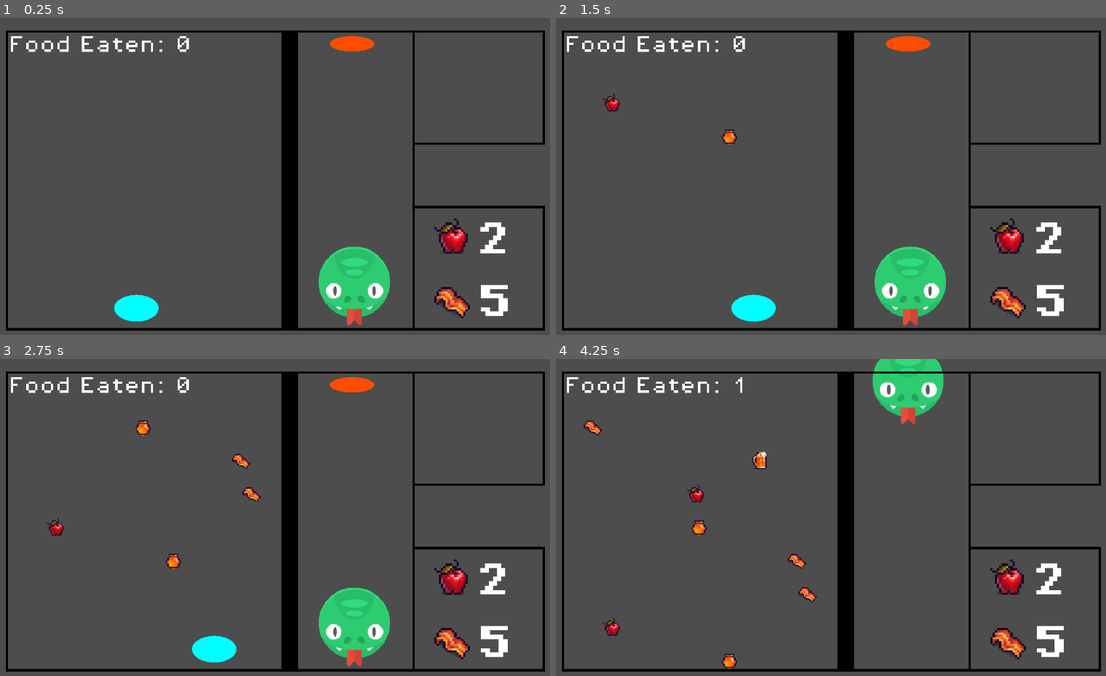
Above: before the commit, frames 1-4 (two rows, left to right).
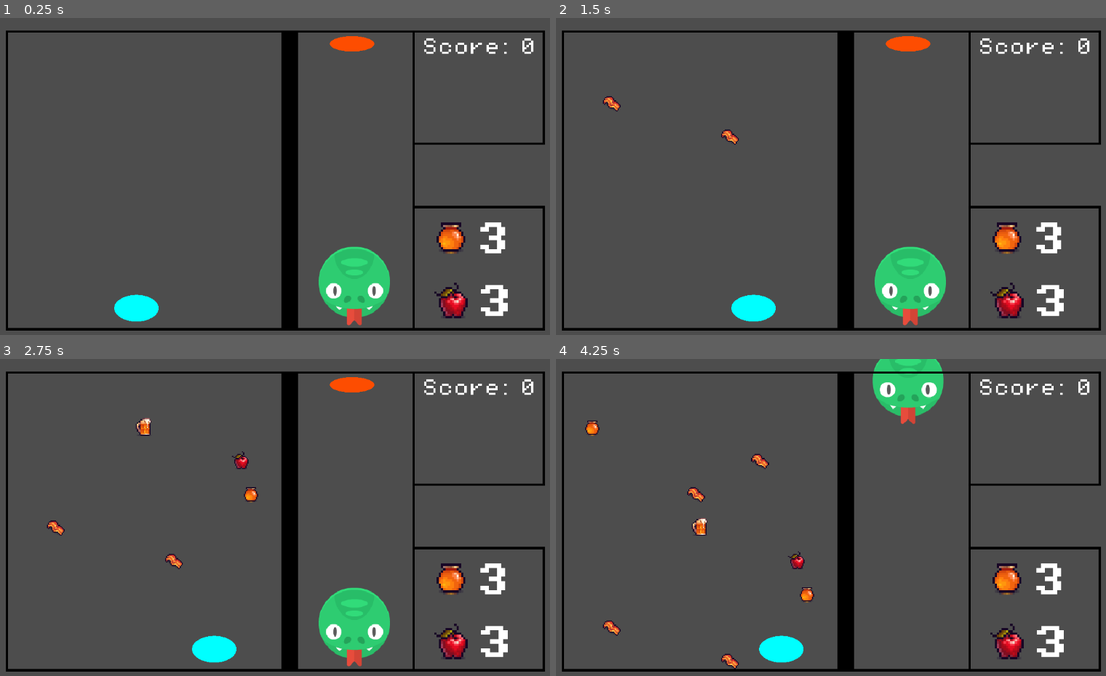
Above: after the commit, the same moments.

Repository: milovanpelt/Solo-Dev-Game-Jam-4
Game: Godot game, scene res://scenes/main.tscn
Two runs of this game, one before a commit and one after it. Both use one fixed random seed, a clock stepped at 60 frames per second and the inputs below. The engine's default icon, where the game draws it, is replaced by a stand-in: a white triangle on a blue panel in a dark square.
Inputs:
- Up to frame 1 (0.25 s): no input
- Up to frame 2 (1.5 s): tap Enter at 0.5 s; hold Right (move_right) 0.53-1.28 s; hold Left (move_left) from 1.28 s (still down)
- Up to frame 3 (2.75 s): release Left (move_left) at 2.03 s; hold Right (move_right) from 2.03 s (still down)
- Up to frame 4 (4.25 s): release Right (move_right) at 3.53 s; hold Left (move_left) from 3.53 s (still down)

The runs differ from the first frame. In frame 1, 1.9% of the frame differs, in the area x 1-98%, y 5-95%; in frame 2, 2.2%; in frame 3, 2.5%; in frame 4, 3.4%, in the area x 1-98%, y 5-98%.
Error after the commit: Trying to assign value of type 'Nil' to a variable of type 'String'. (res://scripts/animal.gd:6)

Commit message:
[ADDED] Score can be gotten by giving the animal the food it requires

Diff:
--- a/scenes/main.tscn
+++ b/scenes/main.tscn
@@ -6,11 +6,9 @@
 [ext_resource type="Script" path="res://scripts/game_manager.gd" id="5_03f7y"]
 [ext_resource type="FontFile" uid="uid://e3b5c7k8ktw6" path="res://assets/fonts/PixelOperator8.ttf" id="5_m7qhy"]
 [ext_resource type="PackedScene" uid="uid://dbegi0mr3phef" path="res://scenes/animal.tscn" id="5_xwr7p"]
-[ext_resource type="Texture2D" uid="uid://duja2te18ugkc" path="res://assets/sprites/foods/Apple.png" id="6_s627w"]
 [ext_resource type="Texture2D" uid="uid://gads5n5enxf8" path="res://assets/sprites/framing_2.png" id="7_48ehk"]
 [ext_resource type="FontFile" uid="uid://vxbo7dfwbvch" path="res://assets/fonts/PixelOperator8-Bold.ttf" id="7_64fcs"]
 [ext_resource type="Script" path="res://scripts/world_end.gd" id="8_algrj"]
-[ext_resource type="Texture2D" uid="uid://dg5sg47nkfkpn" path="res://assets/sprites/foods/Bacon.png" id="8_ogdxx"]
 
 [sub_resource type="WorldBoundaryShape2D" id="WorldBoundaryShape2D_7qfg8"]
 
@@ -39,22 +37,22 @@
 wait_time = 0.5
 autostart = true
 
-[node name="FoodCounter_Text" type="Label" parent="GameManager"]
-offset_left = -233.0
-offset_top = -131.0
-offset_right = -49.0
-offset_bottom = -56.0
+[node name="FoodScore_Text" type="Label" parent="GameManager"]
+offset_left = 141.0
+offset_top = -133.0
+offset_right = 259.0
+offset_bottom = -108.0
 theme_override_fonts/font = ExtResource("5_m7qhy")
-text = "Food Eaten: 0"
+text = "Score: 0"
 horizontal_alignment = 1
-autowrap_mode = 2
+vertical_alignment = 1
+autowrap_mode = 3
 
 [node name="Food_Requests" type="Node2D" parent="GameManager"]
 
 [node name="Food_Request_1" type="Sprite2D" parent="GameManager/Food_Requests"]
 position = Vector2(176, 49)
 scale = Vector2(2, 2)
-texture = ExtResource("6_s627w")
 
 [node name="Food_Request_1_Text" type="Label" parent="GameManager/Food_Requests/Food_Request_1"]
 offset_left = 10.5
@@ -64,14 +62,13 @@
 scale = Vector2(0.917418, 0.987101)
 theme_override_fonts/font = ExtResource("7_64fcs")
 theme_override_font_sizes/font_size = 16
-text = "2
+text = "0
 "
 metadata/_edit_use_anchors_ = true
 
 [node name="Food_Request_2" type="Sprite2D" parent="GameManager/Food_Requests"]
 position = Vector2(176, 107)
 scale = Vector2(2, 2)
-texture = ExtResource("8_ogdxx")
 
 [node name="Food_Request_2_Text" type="Label" parent="GameManager/Food_Requests/Food_Request_2"]
 offset_left = 11.0
@@ -79,7 +76,7 @@
 offset_right = 51.0
 offset_bottom = 16.0
 theme_override_fonts/font = ExtResource("7_64fcs")
-text = "5"
+text = "0"
 
 [node name="Animal" parent="." instance=ExtResource("5_xwr7p")]
 position = Vector2(88, 94)
--- a/scripts/animal.gd
+++ b/scripts/animal.gd
@@ -3,5 +3,6 @@
 func _on_area_entered(area):
 	var game_manager = get_node("/root/World/GameManager")
 	if game_manager:
-		game_manager.add_food_eaten()
+		var food_name: String = area.get_meta("name")
+		game_manager.checkfood(food_name)
 		area.queue_free()
--- a/scripts/falling_food.gd
+++ b/scripts/falling_food.gd
@@ -1,6 +1,7 @@
 extends Area2D
 
-const SPEED = 60.0
+var speed = 60.0
+var texture_scale: Vector2 = Vector2(1, 1)
 
 const FOOD_DATA = {
 	"apple": "res://assets/sprites/foods/Apple.png",
@@ -11,7 +12,11 @@
 }
 
 func _process(delta):
-	self.position.y += SPEED * delta
+	self.position.y += speed * delta
+
+func delete_food():
+	var sprite_node = get_node("Sprite2D")
+	sprite_node.texture = null
 
 func create_food_at(position : Vector2):
 	var food_name = get_random_food_name()
@@ -31,3 +36,4 @@
 func update_food_texture(texture: Texture2D):
 	var sprite_node = get_node("Sprite2D")
 	sprite_node.set_texture(texture)
+	sprite_node.scale = texture_scale
--- a/scripts/game_manager.gd
+++ b/scripts/game_manager.gd
@@ -1,9 +1,30 @@
 extends Node2D
-@onready var food_counter_text = $FoodCounter_Text
+@onready var food_score_text = $FoodScore_Text
 
-var food_eaten = 0
+@onready var food_request_1_texture = $Food_Requests/Food_Request_1
+@onready var food_request_2_texture = $Food_Requests/Food_Request_2
+
+@onready var food_request_1_text = $Food_Requests/Food_Request_1/Food_Request_1_Text
+@onready var food_request_2_text = $Food_Requests/Food_Request_2/Food_Request_2_Text
+
+var food_request_1_name: String = ""
+var food_request_2_name: String = ""
+
+var current_food_request_1_number: int = 0
+var current_food_request_2_number: int = 0
+var food_request_1_number: int = 0
+var food_request_2_number: int = 0
+
+var current_food_score = 0
+var food_score_addition = 100
+
+var food_request_instance_1
+var food_request_instance_2
 
 const FALLING_FOOD = preload("res://scenes/falling_food.tscn")
+
+func _ready():
+	create_animal_food()
 
 func _on_spawn_timer_timeout():
 	var falling_food_instance = FALLING_FOOD.instantiate()
@@ -15,6 +36,55 @@
 	falling_food_instance.create_food_at(falling_food_spawn_position)
 	add_child((falling_food_instance))
 
-func add_food_eaten():
-	food_eaten += 1
-	food_counter_text.text = "Food Eaten: " + str(food_eaten)
+func add_food_score():
+	current_food_score += food_score_addition
+	food_score_text.text = "Food Eaten: " + str(current_food_score)
+
+func create_animal_food():
+	# first one
+	food_request_instance_1 = FALLING_FOOD.instantiate()
+	food_request_instance_1.delete_food()
+	var food_request_1_x_position = food_request_1_texture.position.x
+	var food_request_1_y_position = food_request_1_texture.position.y
+	var food_request_1_spawn_position = Vector2(food_request_1_x_position, food_request_1_y_position)
+
+	food_request_instance_1.scale = Vector2(2, 2)
+	food_request_instance_1.speed = 0
+
+	food_request_instance_1.create_food_at(food_request_1_spawn_position)
+	food_request_1_name = food_request_instance_1.get_meta("name")
+	add_child((food_request_instance_1))
+
+	food_request_1_number = randf_range(1, 4)
+	food_request_1_text.text = str(food_request_1_number)
+
+	# second one
+	food_request_instance_2 = FALLING_FOOD.instantiate()
+	food_request_instance_2.delete_food()
+	var food_request_2_x_position = food_request_2_texture.position.x
+	var food_request_2_y_position = food_request_2_texture.position.y
+	var food_request_2_spawn_position = Vector2(food_request_2_x_position, food_request_2_y_position)
+
+	food_request_instance_2.scale = Vector2(2, 2)
+	food_request_instance_2.speed = 0
+
+	food_request_instance_2.create_food_at(food_request_2_spawn_position)
+	food_request_2_name = food_request_instance_2.get_meta("name")
+	add_child((food_request_instance_2))
+
+	food_request_2_number = randf_range(1, 4)
+	food_request_2_text.text = str(food_request_2_number)
+
+func checkfood(food_name: String):
+	if (current_food_request_1_number == food_request_1_number && current_food_request_2_number == food_request_2_number):
+		current_food_request_1_number = 0
+		current_food_request_2_number = 0
+		food_request_instance_1.delete_food()
+		food_request_instance_2.delete_food()
+		create_animal_food()
+	if (food_name == food_request_1_name && current_food_request_1_number != food_request_1_number):
+		current_food_request_1_number += 1
+		add_food_score()
+	if (food_name == food_request_2_name && current_food_request_2_number != food_request_2_number):
+		current_food_request_2_number += 1
+		add_food_score()
Not shown: 1 places in scenes/main.tscn that only renumber resources
